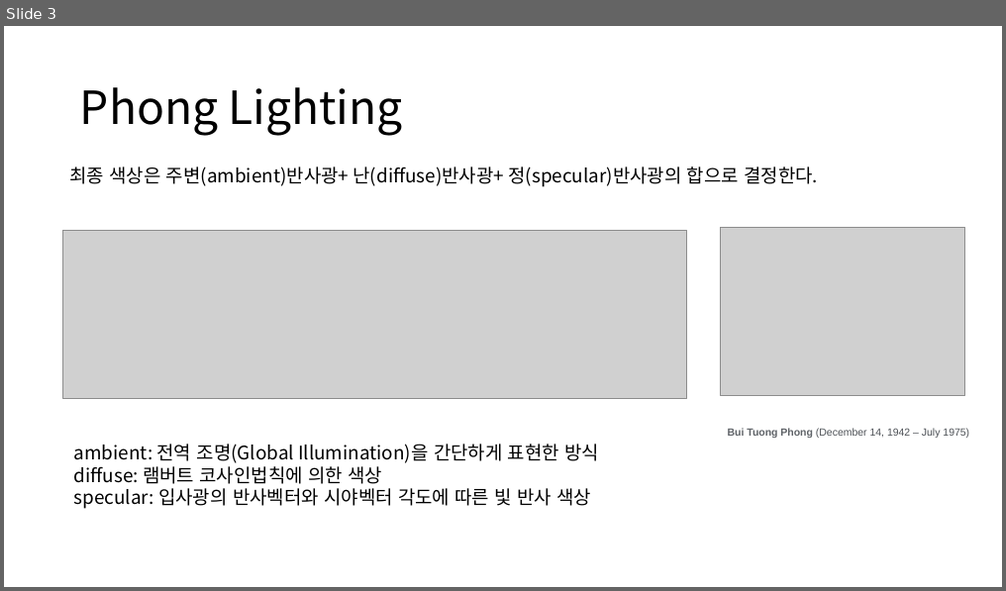
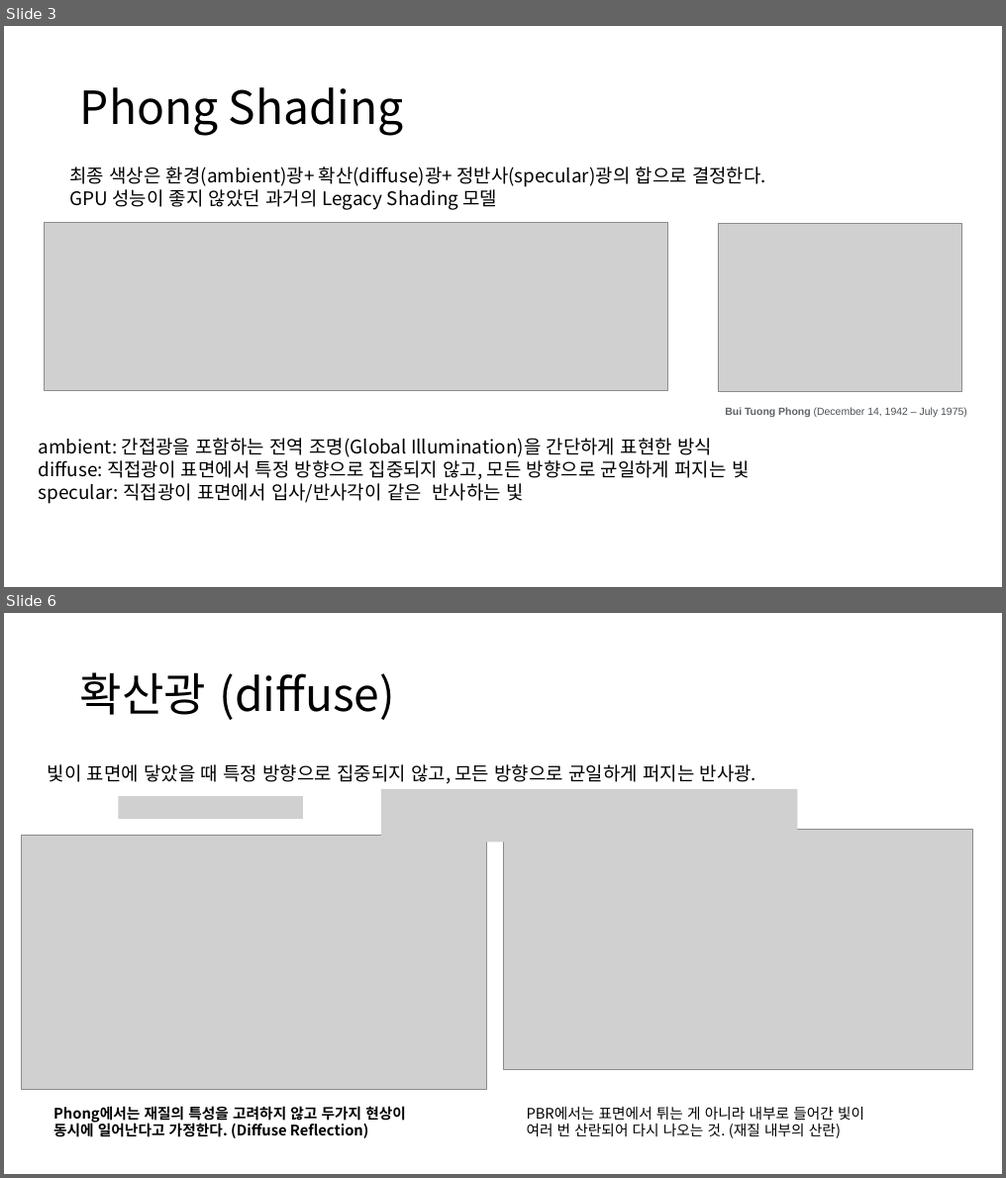
Before and after one commit to ldw9981/D3D11_Tutorial, a slide deck: Documents/07-Lighting2(Blinn-Phong).pptx. Shown one above the other, each under a label of ours: slide 3 before the commit, slides 3 and 6 after it; the slides between them are not shown. The pictures are 1006x591 and 1006x1178 pixels, drawn with LibreOffice and Linux fonts; fonts in the diff are those of the drawing; grey boxes stand for pictures. Boxes give left, top, right and bottom in pixels: in the first picture for what was removed or moved away, otherwise in the second. Text is boxed around its words. In the diff, an @@ line names an element or a change of style, - is before the commit and + after.

```diff
--- a/Documents/07-Lighting2(Blinn-Phong).pptx
+++ b/Documents/07-Lighting2(Blinn-Phong).pptx
@@ slide 6 added at (4,613,1002,1174), background #FFFFFF @@
@@ title added at (80,672,395,720), 44 pt, text #000000 @@
+확산광 (diffuse)
@@ text added at (48,764,756,784), 18 pt, text #000000 @@
+빛이 표면에 닿았을 때 특정 방향으로 집중되지 않고, 모든 방향으로 균일하게 퍼지는 반사광.
@@ picture added at (381,789,798,842) @@
@@ picture added at (119,796,303,819) @@
@@ picture added at (21,835,486,1090) @@
@@ picture added at (503,830,973,1069) @@
@@ text added at (54,1106,406,1139), 14 pt, text #000000, bold @@
+Phong에서는 재질의 특성을 고려하지 않고 두가지 현상이
+동시에 일어난다고 가정한다. (Diffuse Reflection)
@@ text added at (527,1107,864,1139), 14 pt, text #000000 @@
+PBR에서는 표면에서 튀는 게 아니라 내부로 들어간 빛이
+여러 번 산란되어 다시 나오는 것. (재질 내부의 산란)
@@ slide 3 changed as well @@
@@ title at (80,87,404,136): text changed @@
-Phong Lighting
+Phong Shading
@@ text at (69,167,766,210): text changed @@
-최종 색상은 주변(ambient)반사광+ 난(diffuse)반사광+ 정(specular)반사광의 합으로 결정한다.
+최종 색상은 환경(ambient)광+ 확산(diffuse)광+ 정반사(specular)광의 합으로 결정한다.
+GPU 성능이 좋지 않았던 과거의 Legacy Shading 모델
@@ picture: place and size @@
-picture at (62,230,686,399)
+picture at (44,222,667,390)
@@ picture: place and size @@
-picture at (721,227,965,396)
+picture at (718,224,963,392)
@@ text "Bui Tuong Phong (December 14, ...": place and size @@
-text "Bui Tuong Phong (December 14, ..." at (728,428,969,438)
+text "Bui Tuong Phong (December 14, ..." at (725,407,967,417)
@@ text at (39,438,748,504): text changed @@
-ambient: 전역 조명(Global Illumination)을 간단하게 표현한 방식
-diffuse: 램버트 코사인법칙에 의한 색상
-specular: 입사광의 반사벡터와 시야벡터 각도에 따른 빛 반사 색상
+ambient: 간접광을 포함하는 전역 조명(Global Illumination)을 간단하게 표현한 방식
+diffuse: 직접광이 표면에서 특정 방향으로 집중되지 않고, 모든 방향으로 균일하게 퍼지는 빛
+specular: 직접광이 표면에서 입사/반사각이 같은 반사하는 빛
```
Also in this commit, not shown: 6 other slides changed, 2 other slides added, 3 other files.
